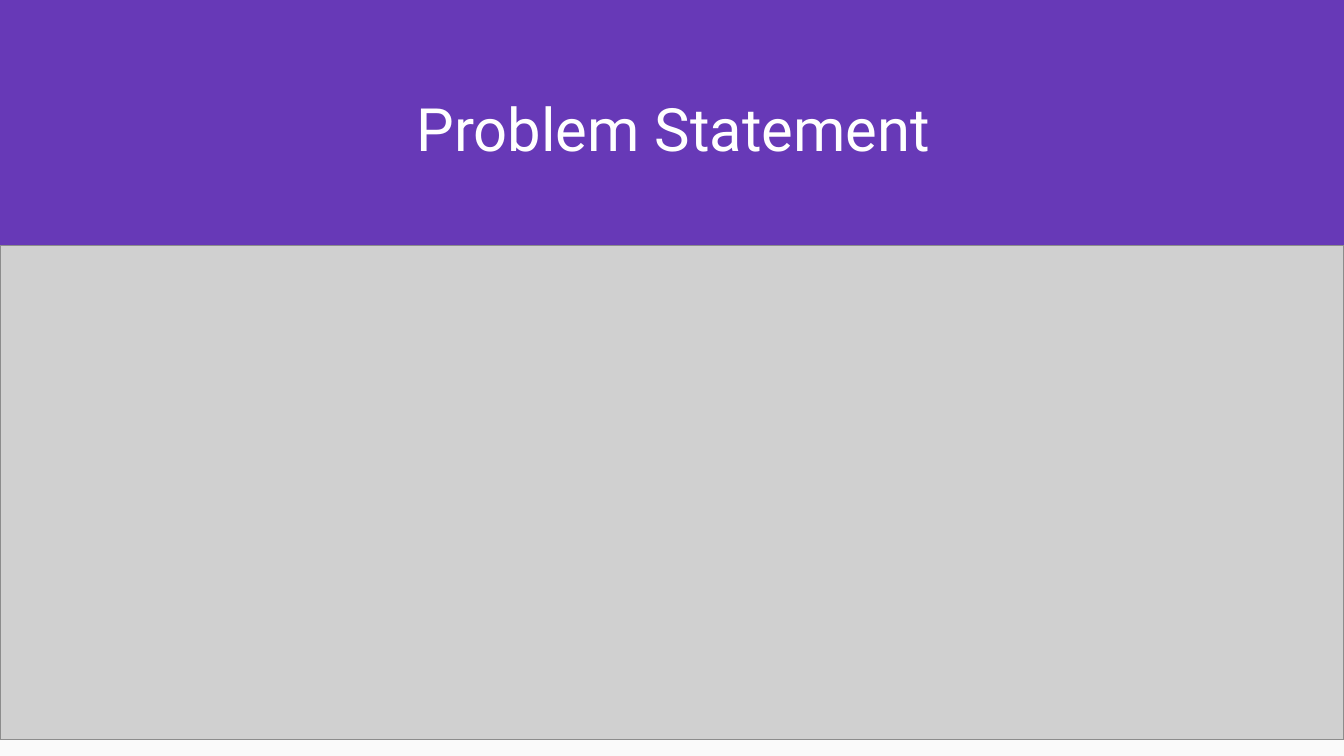
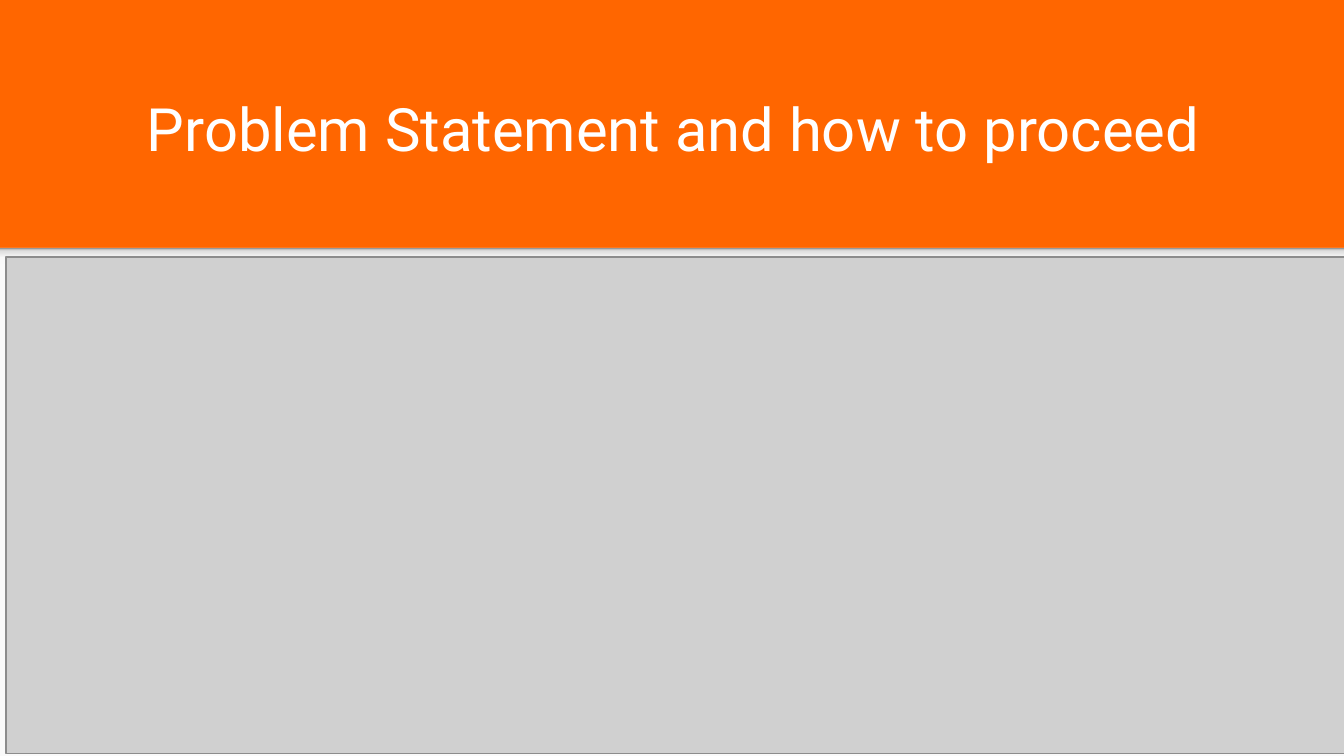
Before and after one commit to surabhi0901/phonepe_pulse_data_visualization_and_exploration, a slide deck: slide 4 of project-overview.pptx. Drawn at 1344x756 pixels with LibreOffice and Linux fonts; fonts in the diff are those of the drawing; grey boxes stand for pictures. Boxes give left, top, right and bottom in pixels: in the first picture for what was removed or moved away, otherwise in the second. Text is boxed around its words. In the diff, an @@ line names an element or a change of style, - is before the commit and + after.

```diff
--- a/project-overview.pptx
+++ b/project-overview.pptx
@@ background #6739B7 to #FF6600 @@
@@ title at (147, 106, 1200, 163): text changed @@
-Problem Statement
+Problem Statement and how to proceed
@@ picture: place and size @@
-picture at (0, 246, 1344, 741)
+picture at (5, 257, 1344, 753)
```
Also in this commit, not shown: 7 other slides changed, 3 slides added, 3 slides removed.
